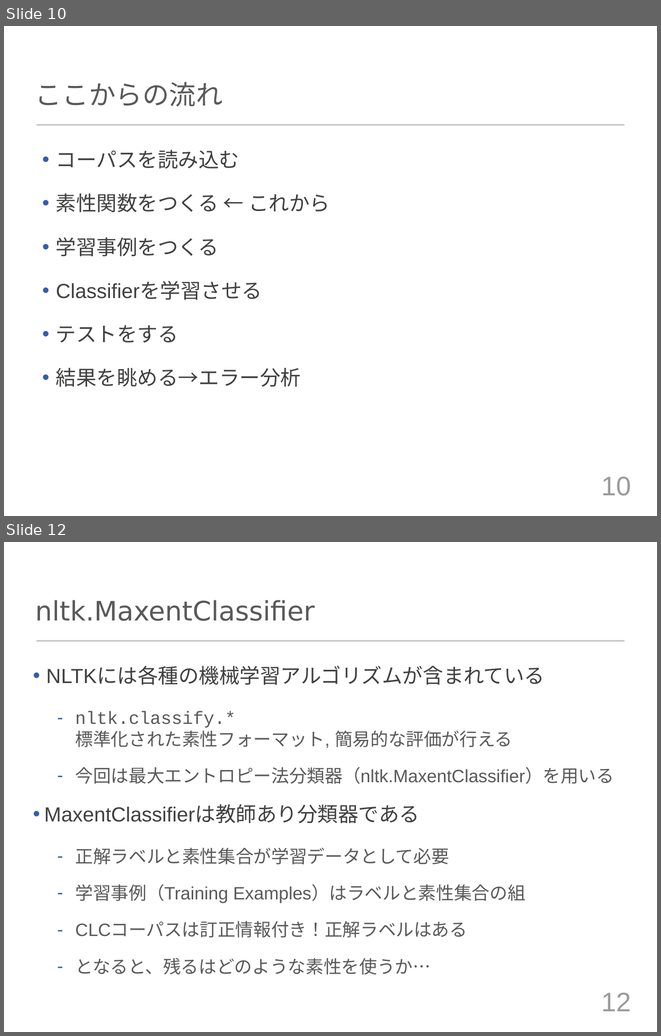
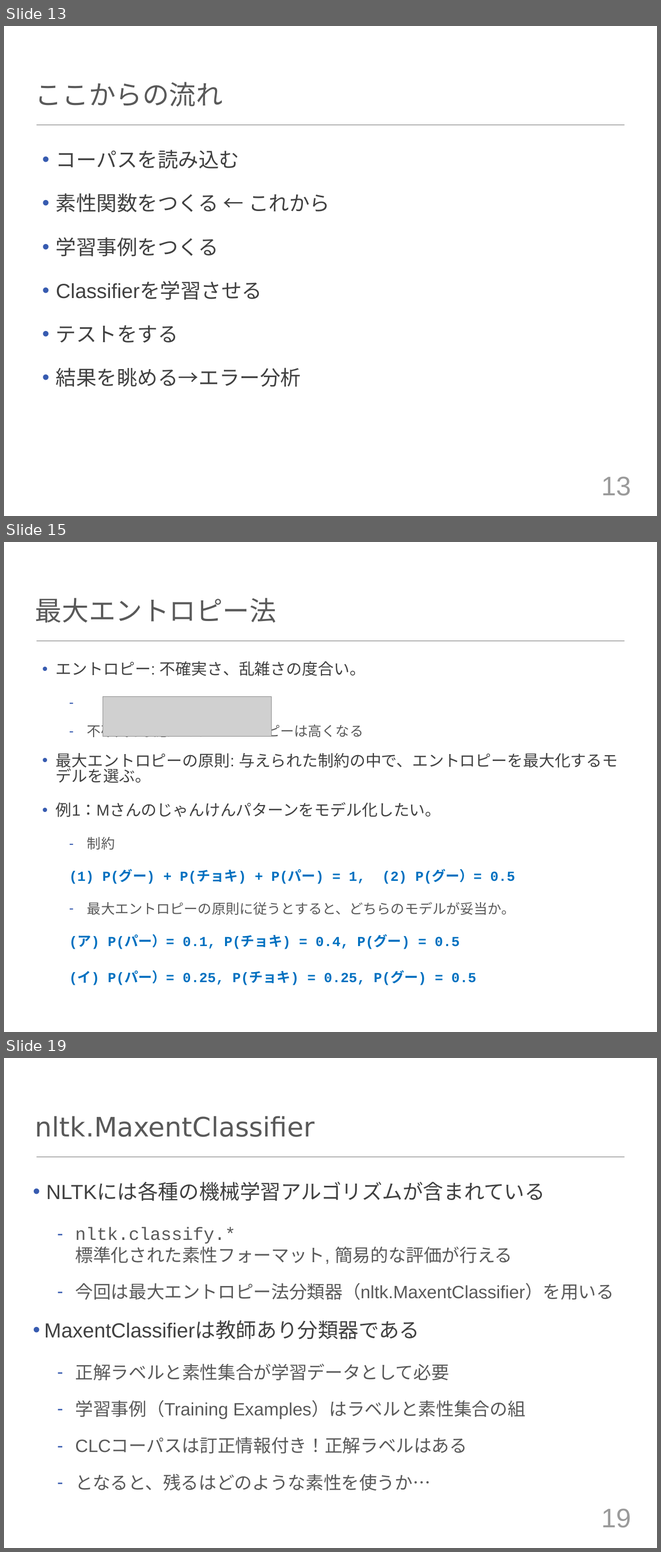
Before and after one commit to tuxedocat/ss2012, a slide deck: ss2012_slide.pptx. Shown one above the other, each under a label of ours: slides 10 and 12 before the commit, slides 13, 15 and 19 after it; the slides between them are not shown. The pictures are 661x1036 and 661x1552 pixels, drawn with LibreOffice and Linux fonts; fonts in the diff are those of the drawing; grey boxes stand for pictures. Boxes give left, top, right and bottom in pixels: in the first picture for what was removed or moved away, otherwise in the second. Text is boxed around its words. In the diff, an @@ line names an element or a change of style, - is before the commit and + after.

```diff
--- a/ss2012_slide.pptx
+++ b/ss2012_slide.pptx
@@ slide 15 added at bbox=[4, 542, 657, 1032], background #FFFFFF; not listed: 1 template element that a slide beside it also shows @@
@@ title added at bbox=[35, 598, 276, 623], 42 pt, text #595959 @@
+最大エントロピー法
@@ text added at bbox=[56, 661, 618, 985], 21.7 pt, text #0070C0 @@
+• エントロピー: 不確実さ、乱雑さの度合い。
+  – 不確実な状態ほど、エントロピーは高くなる
+• 最大エントロピーの原則: 与えられた制約の中で、エントロピーを最大化するモデルを選ぶ。
+• 例1：Mさんのじゃんけんパターンをモデル化したい。
+  – 制約
+    (1) P(グー) + P(チョキ) + P(パー) = 1, (2) P(グー）= 0.5
+  – 最大エントロピーの原則に従うとすると、どちらのモデルが妥当か。
+    (ア) P(パー）= 0.1, P(チョキ) = 0.4, P(グー) = 0.5
+    (イ) P(パー）= 0.25, P(チョキ) = 0.25, P(グー) = 0.5
@@ picture added at bbox=[103, 696, 271, 736] @@
@@ what was slide 10 is now slide 13 @@
@@ page number at bbox=[601, 476, 631, 496]: text changed @@
-10
+13
@@ what was slide 12 is now slide 19 @@
@@ page number at bbox=[601, 1508, 631, 1528]: text changed @@
-12
+19
```
Also in this commit, not shown: 4 slides changed, 7 other slides added, 1 slide removed.
